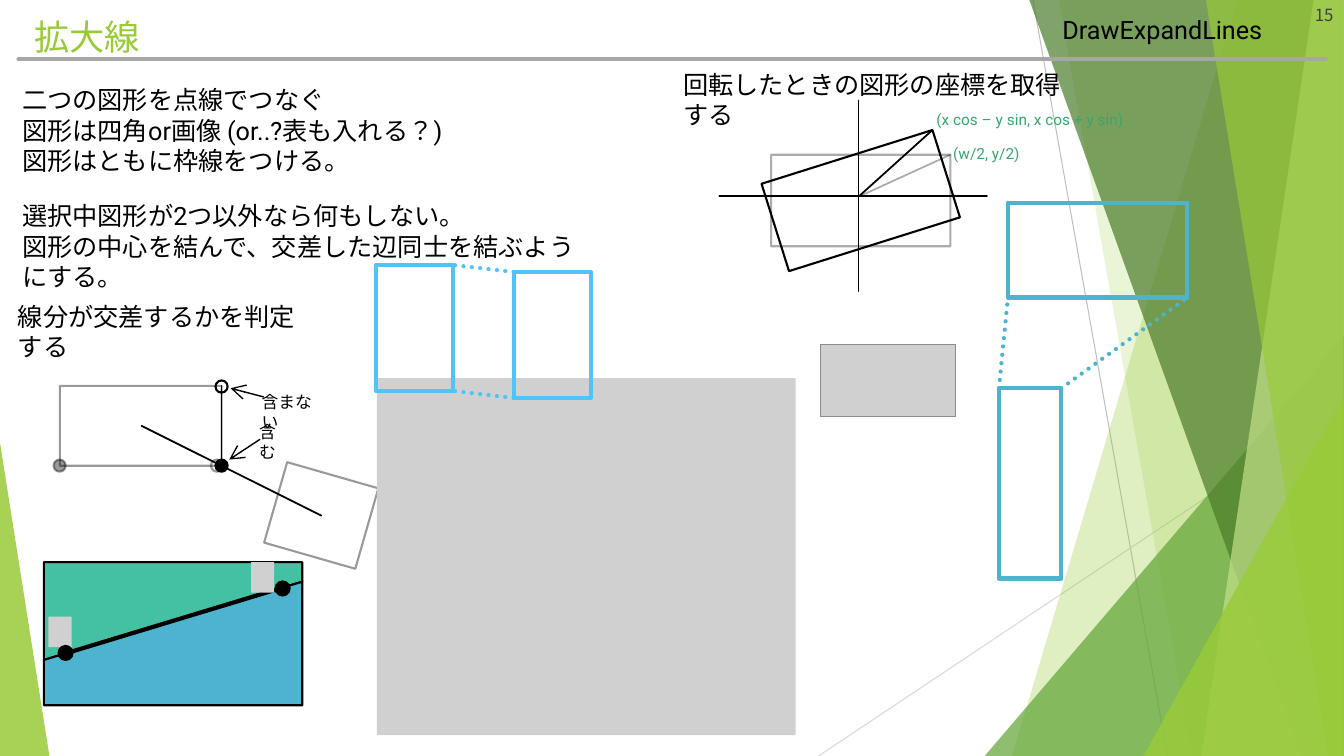
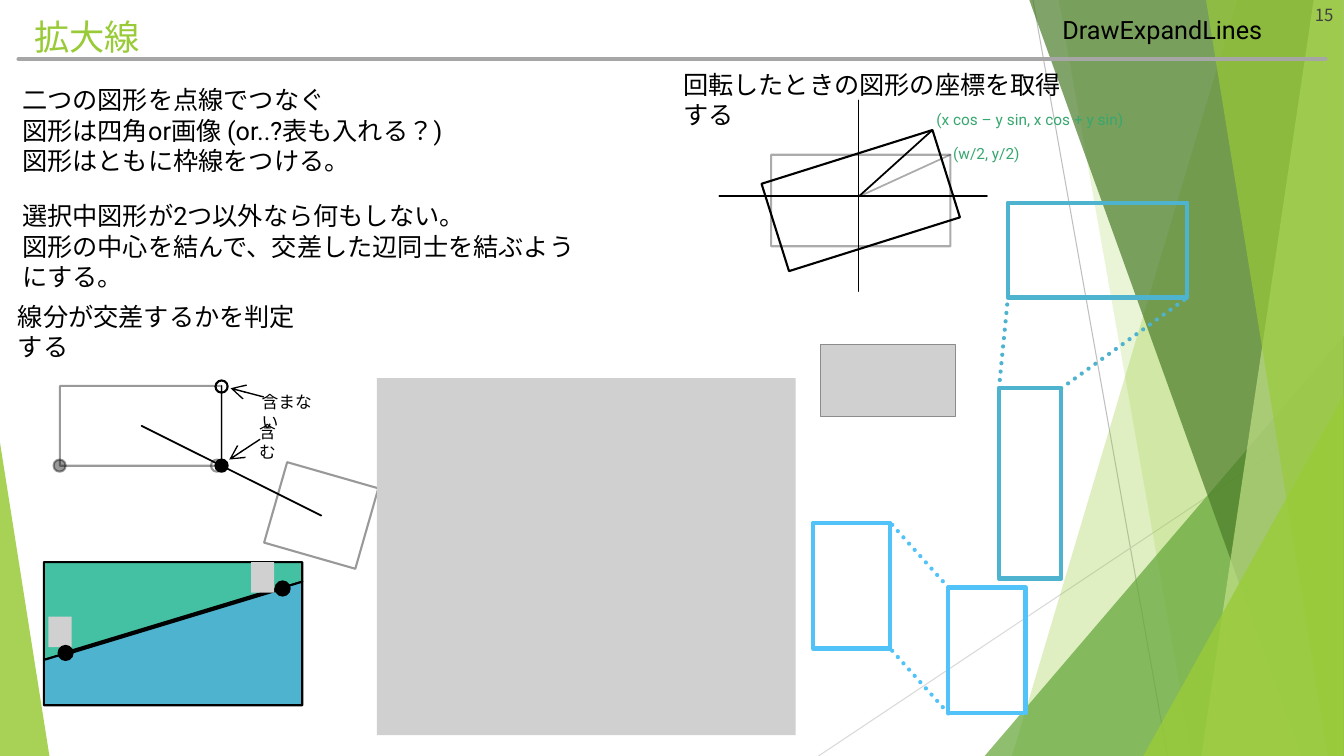
Before and after one commit to hitsuji-ga-u/pawapo, a slide deck: slide 15 of slide/customUI_debug.pptm. Drawn at 1344x756 pixels with LibreOffice and Linux fonts; fonts in the diff are those of the drawing; grey boxes stand for pictures. Boxes give left, top, right and bottom in pixels: in the first picture for what was removed or moved away, otherwise in the second. Text is boxed around its words. In the diff, an @@ line names an element or a change of style, - is before the commit and + after.

```diff
--- a/slide/customUI_debug.pptm
+++ b/slide/customUI_debug.pptm
@@ freeform shape: place and size @@
-freeform shape at box(376, 265, 454, 391)
+freeform shape at box(814, 522, 891, 648)
@@ line moved from (514, 272) - (454, 265) to (949, 588) - (890, 522) @@
@@ freeform shape: place and size @@
-freeform shape at box(514, 272, 592, 398)
+freeform shape at box(949, 588, 1026, 714)
@@ line moved from (514, 398) - (454, 391) to (949, 714) - (890, 648) @@
```
Also in this commit, not shown: 1 slide added, 1 slide removed, 1 other file.
